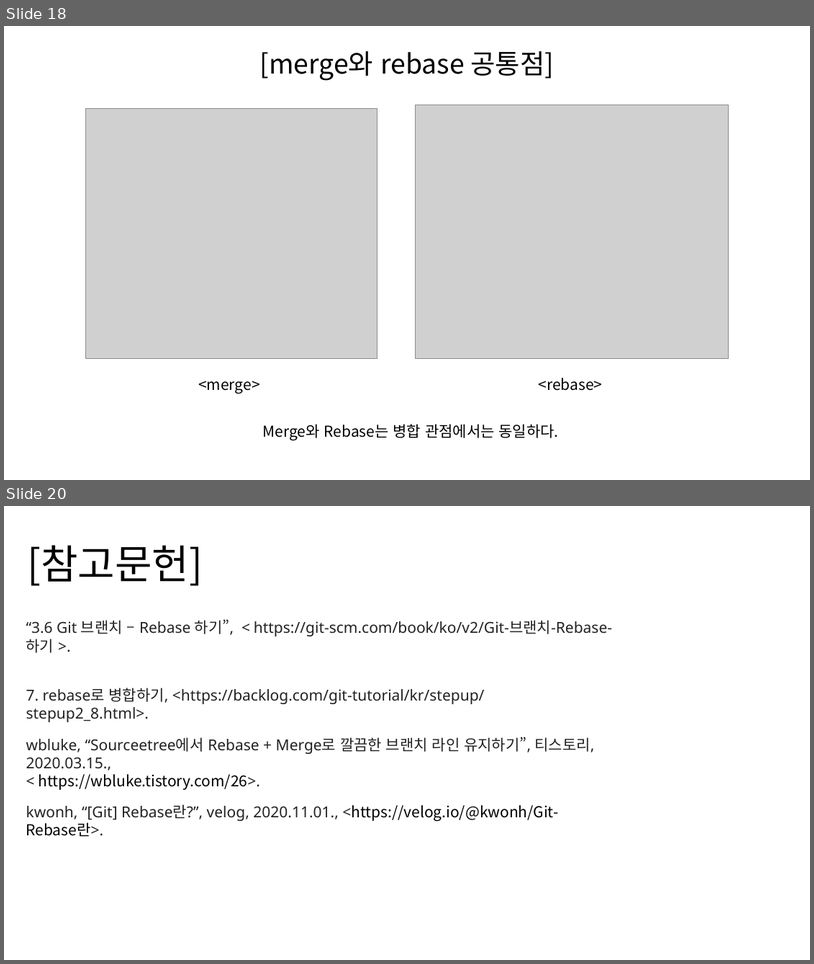
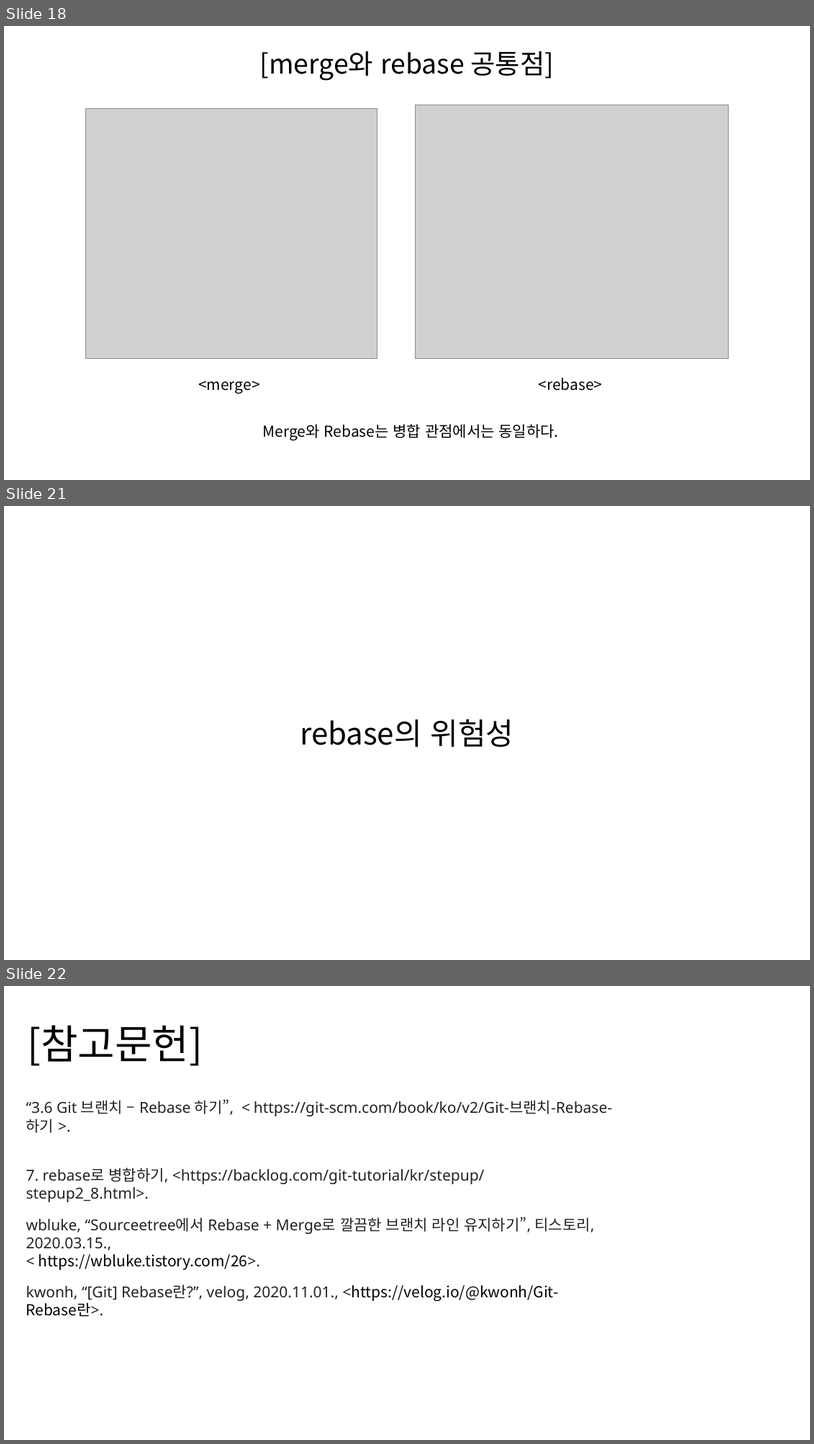
Before and after one commit to SeungHeeNoh/study_well, a slide deck: docs/9. rebase.pptx. Shown one above the other, each under a label of ours: slides 18 and 20 before the commit, slides 18, 21 and 22 after it; the slides between them are not shown. The pictures are 814x964 and 814x1444 pixels, drawn with LibreOffice and Linux fonts; fonts in the diff are those of the drawing; grey boxes stand for pictures. Boxes give left, top, right and bottom in pixels: in the first picture for what was removed or moved away, otherwise in the second. Text is boxed around its words. In the diff, an @@ line names an element or a change of style, - is before the commit and + after.

```diff
--- a/docs/9. rebase.pptx
+++ b/docs/9. rebase.pptx
@@ slide 21 added at [4,506,810,960], background #FFFFFF @@
@@ text added at [300,719,514,747], 36 pt, text #000000 @@
+rebase의 위험성
@@ what was slide 20 is now slide 22 @@
```
Also in this commit, not shown: 4 slides changed, 1 other slide added.
